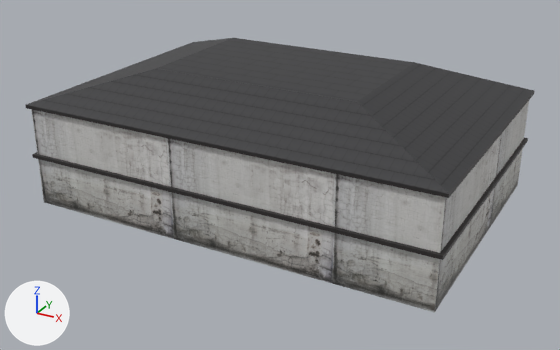
Two versions of the FBX model src/Game/Arrow/ArrowContent/Models/Town/immeuble2.fbx, one commit apart.
Rendered twice from a 50 mm camera at (1.613, -1.483, 0.999) aimed at (0.607, 0.346, 0.084). The lights are fixed; the arrows at lower left show +X, +Y and +Z. Where no turn or scale is listed for an object, it has been applied to the vertices.

Names of what the first picture shows: 'Immeuble2', 'Immeuble2_toit'.
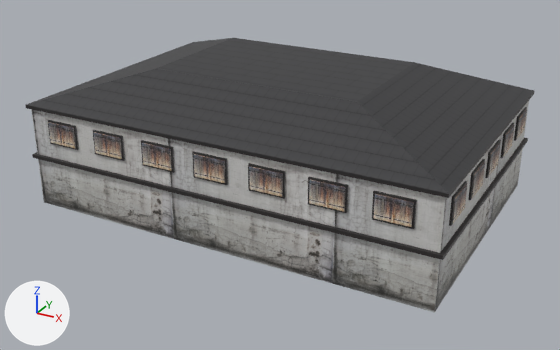
Where the newer file only moved an object's origin or applied its transform, the numbers keep the older frame.

Changed parts and their boxes [x1, y1, x2, y2] in the pictures (560 x 350 px):
'fenetre_Cube', added
    after: [48, 107, 527, 229]

What the commit changed:
Picture 'fenetre.png' (img_fenetre_png) is new.
Material 'Material_002__fenetre_png' (mat_material_002__fenetre_png) is new.
Its texture is img_fenetre_png (with its transparency).
Mesh me_fenetre_cube is new.
It has 12288 vertices, 6552 faces and spans x -0.008..1.208, y -0.008..0.808, z 0.2..0.27.
It uses material mat_material_002__fenetre_png (picture img_fenetre_png).
Object 'fenetre_Cube' (ob_fenetre_cube) is new; it shows me_fenetre_cube.
Its location is (0.0, 0.0, 0.0).
